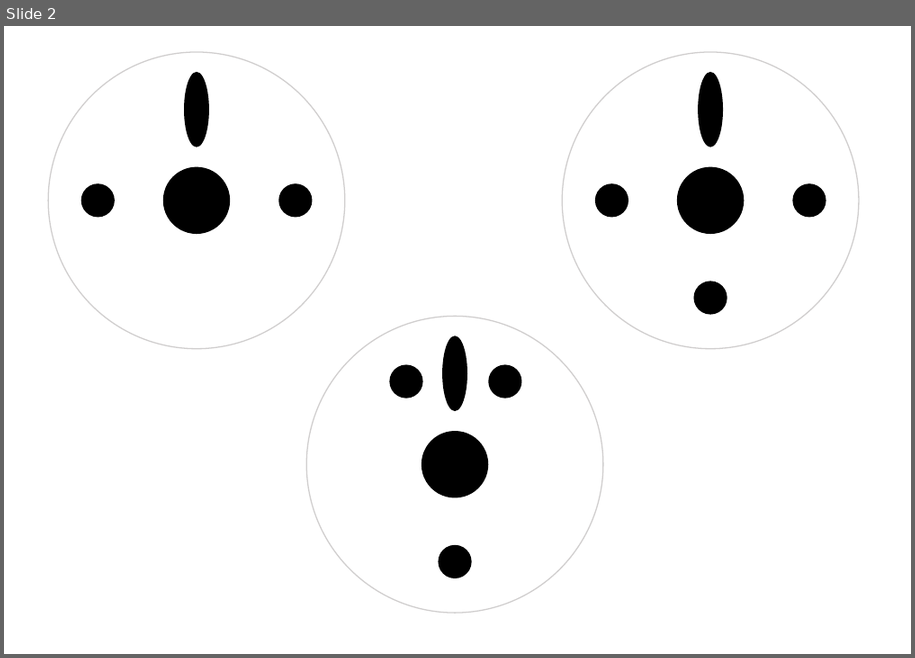
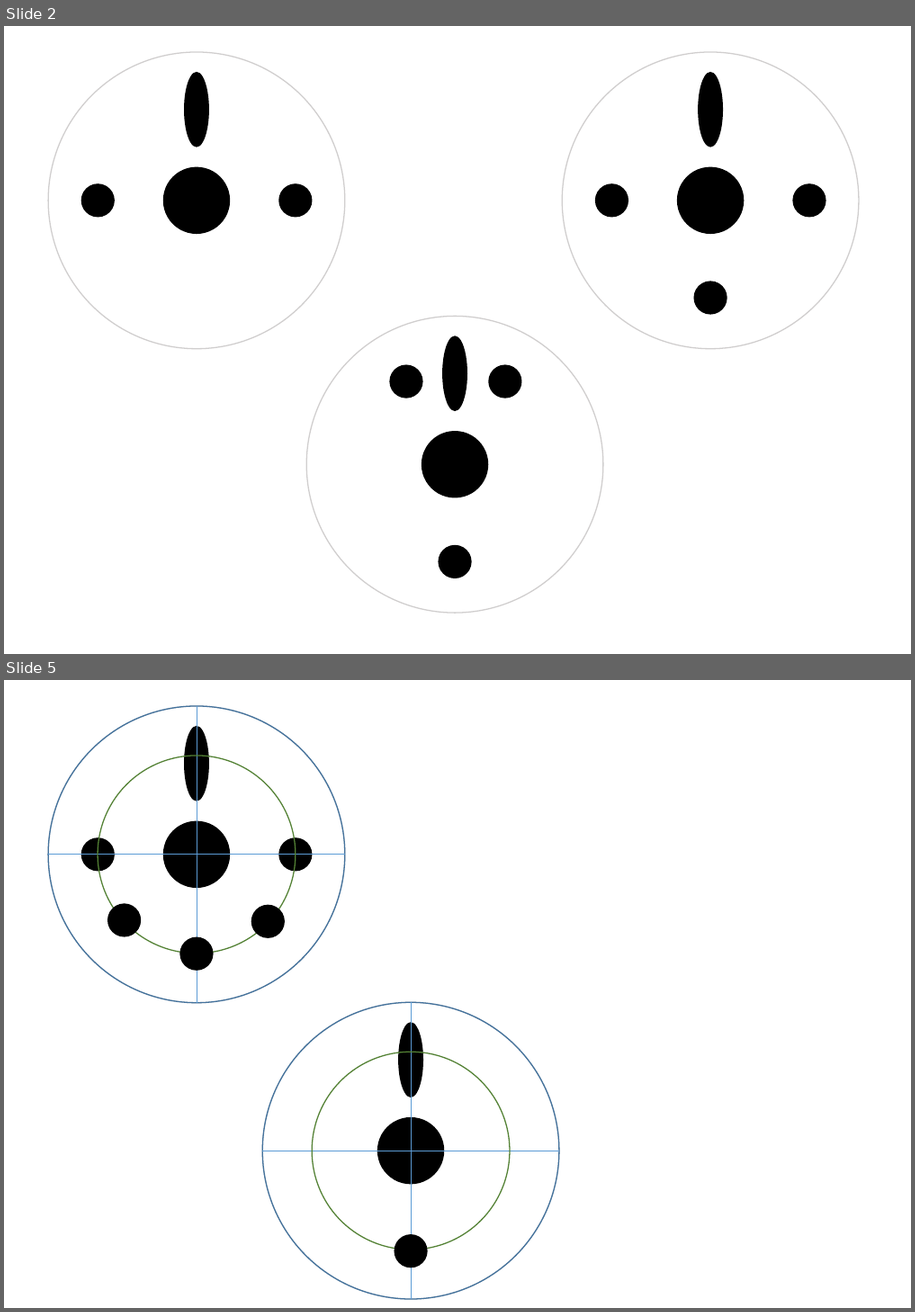
Before and after one commit to BioBoost/raceberry_detector, a slide deck: images/images.pptx. Shown one above the other, each under a label of ours: slide 2 before the commit, slides 2 and 5 after it; the slides between them are not shown. The pictures are 915x658 and 915x1312 pixels, drawn with LibreOffice and Linux fonts; fonts in the diff are those of the drawing. Boxes give left, top, right and bottom in pixels: in the first picture for what was removed or moved away, otherwise in the second. Text is boxed around its words. In the diff, an @@ line names an element or a change of style, - is before the commit and + after.

```diff
--- a/images/images.pptx
+++ b/images/images.pptx
@@ slide 5 added at [4, 680, 911, 1308], background #FFFFFF @@
@@ ellipse added at [48, 706, 345, 1002], outline #D0CECE 1 pt @@
@@ ellipse added at [48, 706, 345, 1002], outline #43739E 1 pt @@
@@ line added from (197, 706) to (197, 1002), #5B9BD5 0.5 pt @@
@@ ellipse added at [184, 726, 209, 802], fill #000000 @@
@@ ellipse added at [98, 756, 296, 953], outline #548235 1 pt @@
@@ ellipse added at [81, 838, 115, 871], fill #000000 @@
@@ ellipse added at [163, 820, 230, 888], fill #000000 @@
@@ ellipse added at [278, 838, 313, 871], fill #000000 @@
@@ line added from (48, 855) to (345, 855), #5B9BD5 0.5 pt @@
@@ ellipse added at [108, 904, 142, 937], fill #000000 @@
@@ ellipse added at [252, 904, 285, 938], fill #000000 @@
@@ ellipse added at [180, 937, 214, 971], fill #000000 @@
@@ ellipse added at [263, 1002, 559, 1299], outline #D0CECE 1 pt @@
@@ ellipse added at [263, 1002, 559, 1299], outline #43739E 1 pt @@
@@ line added from (411, 1002) to (411, 1299), #5B9BD5 0.5 pt @@
@@ ellipse added at [398, 1023, 423, 1098], fill #000000 @@
@@ ellipse added at [313, 1052, 510, 1250], outline #548235 1 pt @@
@@ ellipse added at [378, 1117, 445, 1184], fill #000000 @@
@@ line added from (263, 1151) to (559, 1151), #5B9BD5 0.5 pt @@
@@ ellipse added at [395, 1234, 428, 1268], fill #000000 @@
```
Also in this commit, not shown: 6 other slides added, 5 other files.
